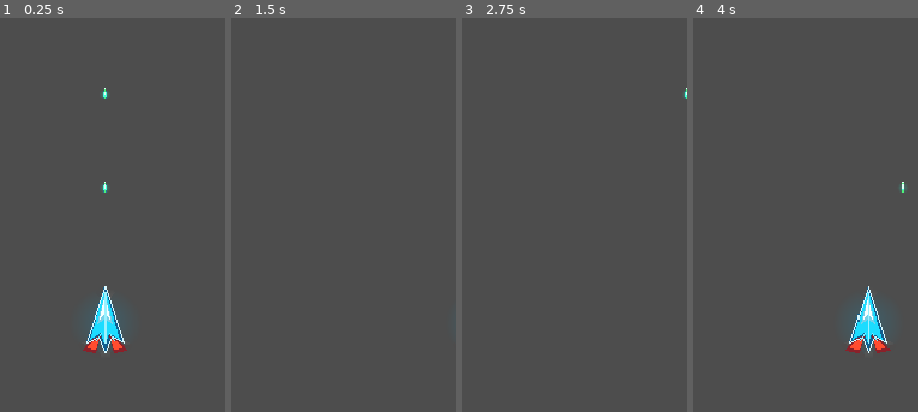
Above: before the commit, frames 1-4 (left to right).
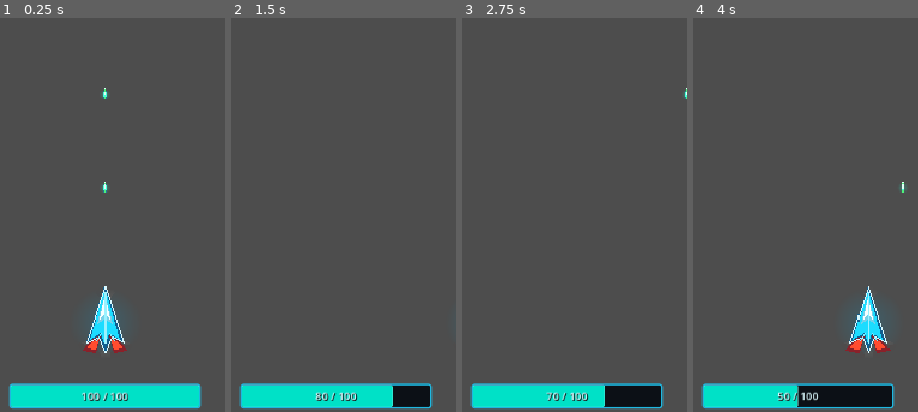
Above: after the commit, the same moments.

Repository: djglxxii/LastHorizon
Game: Godot game, scene res://scenes/main/Main.tscn
The game is run twice, just before and just after one commit, with the same random seed, the same clock (stepped at 60 frames per second) and the same inputs.
Inputs (mouse positions are % of the whole screen's width and height, from its top left):
- Up to frame 1 (0.25 s): no input
- Up to frame 2 (1.5 s): tap Enter at 0.5 s; move the mouse to (72, 44) at 0.52 s; hold Right (ui_right) 0.53-1.28 s; tap Space (fire_typed) at 0.6, 1.35 s; click (72, 44) at 0.67 s; move the mouse to (30, 54) at 1.27 s; hold Left (ui_left) from 1.28 s (still down); click (30, 54) at 1.42 s
- Up to frame 3 (2.75 s): move the mouse to (60, 27) at 2.02 s; release Left (ui_left) at 2.03 s; hold Right (ui_right) from 2.03 s (still down); tap Space (fire_typed) at 2.1 s; click (60, 27) at 2.17 s
- Up to frame 4 (4 s): move the mouse to (45, 70) at 2.77 s; tap Space (fire_typed) at 2.85, 3.6 s; click (45, 70) at 2.92 s; move the mouse to (80, 64) at 3.52 s; release Right (ui_right) at 3.53 s; hold Left (ui_left) from 3.53 s (still down); click (80, 64) at 3.67 s
The pictures show only the part of the screen within x 27-77%, y 50-100%; the shares and areas given below are measured in that part.

The runs differ from the first frame. In frame 1, 5.4% of the frame differs, in the area x 3-90%, y 92-99%; in frame 2, 5.4%; in frame 3, 5.4%; in frame 4, 5.4%.

Commit message:
Complete energy meter HUD task

Diff:
--- a/scenes/main/Main.tscn
+++ b/scenes/main/Main.tscn
@@ -1,9 +1,13 @@
-[gd_scene load_steps=3 format=3 uid="uid://bnmwr2u04jy8n"]
+[gd_scene load_steps=4 format=3 uid="uid://bnmwr2u04jy8n"]
 
 [ext_resource type="Script" path="res://src/game/boot_smoke.gd" id="1_boot"]
 [ext_resource type="PackedScene" path="res://scenes/player/Player.tscn" id="2_player"]
+[ext_resource type="PackedScene" path="res://scenes/ui/HUD.tscn" id="3_hud"]
 
 [node name="Main" type="Node"]
 script = ExtResource("1_boot")
 
 [node name="Player" parent="." instance=ExtResource("2_player")]
+
+[node name="HUD" parent="." instance=ExtResource("3_hud")]
+typed_weapon_slot_path = NodePath("../Player/TypedWeaponSlot")
--- /dev/null
+++ b/scenes/ui/EnergyMeter.tscn
@@ -0,0 +1,34 @@
+[gd_scene load_steps=2 format=3 uid="uid://df8odgqg2k42j"]
+
+[ext_resource type="Script" path="res://src/ui/energy_meter.gd" id="1_energy_meter"]
+
+[node name="EnergyMeter" type="Control"]
+custom_minimum_size = Vector2(230, 30)
+layout_mode = 3
+anchors_preset = 0
+script = ExtResource("1_energy_meter")
+
+[node name="EnergyBar" type="ProgressBar" parent="."]
+unique_name_in_owner = true
+layout_mode = 1
+anchors_preset = 15
+anchor_right = 1.0
+anchor_bottom = 1.0
+grow_horizontal = 2
+grow_vertical = 2
+max_value = 100.0
+value = 100.0
+show_percentage = false
+
+[node name="ValueLabel" type="Label" parent="."]
+unique_name_in_owner = true
+layout_mode = 1
+anchors_preset = 15
+anchor_right = 1.0
+anchor_bottom = 1.0
+grow_horizontal = 2
+grow_vertical = 2
+theme_override_font_sizes/font_size = 13
+text = "100 / 100"
+horizontal_alignment = 1
+vertical_alignment = 1
--- /dev/null
+++ b/scenes/ui/HUD.tscn
@@ -0,0 +1,24 @@
+[gd_scene load_steps=3 format=3 uid="uid://bvd47c6ur0mqm"]
+
+[ext_resource type="Script" path="res://src/ui/hud.gd" id="1_hud"]
+[ext_resource type="PackedScene" path="res://scenes/ui/EnergyMeter.tscn" id="2_energy_meter"]
+
+[node name="HUD" type="CanvasLayer"]
+script = ExtResource("1_hud")
+
+[node name="Root" type="Control" parent="."]
+layout_mode = 3
+anchors_preset = 15
+anchor_right = 1.0
+anchor_bottom = 1.0
+grow_horizontal = 2
+grow_vertical = 2
+mouse_filter = 2
+
+[node name="EnergyMeter" parent="Root" instance=ExtResource("2_energy_meter")]
+unique_name_in_owner = true
+layout_mode = 1
+offset_left = 155.0
+offset_top = 926.0
+offset_right = 385.0
+offset_bottom = 956.0
--- a/src/player/typed_weapon_slot.gd
+++ b/src/player/typed_weapon_slot.gd
@@ -40,6 +40,7 @@
 func clear() -> void:
 	active_weapon = null
 	_time_until_next_shot = 0.0
+	typed_weapon_energy_changed.emit(0.0, 0.0)
 
 
 func has_weapon() -> bool:
--- /dev/null
+++ b/src/ui/energy_meter.gd
@@ -0,0 +1,83 @@
+extends Control
+class_name EnergyMeter
+
+const ACTIVE_BACKGROUND := Color(0.025, 0.045, 0.07, 0.92)
+const ACTIVE_BORDER := Color(0.12, 0.72, 0.88, 1.0)
+const ACTIVE_FILL := Color(0.0, 0.88, 0.78, 1.0)
+const LOW_FILL := Color(1.0, 0.68, 0.18, 1.0)
+const EMPTY_BACKGROUND := Color(0.09, 0.035, 0.04, 0.94)
+const EMPTY_BORDER := Color(0.92, 0.24, 0.18, 1.0)
+const INACTIVE_BACKGROUND := Color(0.035, 0.04, 0.05, 0.84)
+const INACTIVE_BORDER := Color(0.22, 0.27, 0.31, 1.0)
+const INACTIVE_FILL := Color(0.16, 0.18, 0.2, 1.0)
+const ACTIVE_TEXT := Color(0.86, 0.98, 1.0, 1.0)
+const INACTIVE_TEXT := Color(0.48, 0.54, 0.58, 1.0)
+
+@onready var _bar: ProgressBar = %EnergyBar
+@onready var _label: Label = %ValueLabel
+
+
+func _ready() -> void:
+	_bar.min_value = 0.0
+	_bar.show_percentage = false
+	set_empty()
+
+
+func set_energy(current_energy: float, max_energy: float) -> void:
+	var normalized_max := maxf(max_energy, 0.0)
+	var normalized_current := clampf(current_energy, 0.0, normalized_max)
+
+	if is_zero_approx(normalized_max):
+		set_empty()
+		return
+
+	_bar.max_value = normalized_max
+	_bar.value = normalized_current
+	_label.text = "%d / %d" % [roundi(normalized_current), roundi(normalized_max)]
+
+	var ratio := normalized_current / normalized_max
+	var fill_color := ACTIVE_FILL
+	if ratio <= 0.0:
+		fill_color = LOW_FILL
+	elif ratio <= 0.25:
+		fill_color = LOW_FILL
+
+	var background_color := ACTIVE_BACKGROUND
+	var border_color := ACTIVE_BORDER
+	var text_color := ACTIVE_TEXT
+	if ratio <= 0.0:
+		background_color = EMPTY_BACKGROUND
+		border_color = EMPTY_BORDER
+
+	_apply_style(background_color, border_color, fill_color, text_color)
+
+
+func set_empty() -> void:
+	_bar.max_value = 1.0
+	_bar.value = 0.0
+	_label.text = "-- / --"
+	_apply_style(INACTIVE_BACKGROUND, INACTIVE_BORDER, INACTIVE_FILL, INACTIVE_TEXT)
+
+
+func _apply_style(background_color: Color, border_color: Color, fill_color: Color, text_color: Color) -> void:
+	_bar.add_theme_stylebox_override("background", _stylebox(background_color, border_color))
+	_bar.add_theme_stylebox_override("fill", _stylebox(fill_color, Color.TRANSPARENT))
+	_label.add_theme_color_override("font_color", text_color)
+	_label.add_theme_color_override("font_shadow_color", Color(0.0, 0.0, 0.0, 0.8))
+	_label.add_theme_constant_override("shadow_offset_x", 1)
+	_label.add_theme_constant_override("shadow_offset_y", 1)
+
+
+func _stylebox(fill_color: Color, border_color: Color) -> StyleBoxFlat:
+	var stylebox := StyleBoxFlat.new()
+	stylebox.bg_color = fill_color
+	stylebox.border_width_left = 2
+	stylebox.border_width_top = 2
+	stylebox.border_width_right = 2
+	stylebox.border_width_bottom = 2
+	stylebox.border_color = border_color
+	stylebox.corner_radius_top_left = 3
+	stylebox.corner_radius_top_right = 3
+	stylebox.corner_radius_bottom_left = 3
+	stylebox.corner_radius_bottom_right = 3
+	return stylebox
--- /dev/null
+++ b/src/ui/hud.gd
@@ -0,0 +1,67 @@
+extends CanvasLayer
+
+const EXPIRY_INACTIVE_DELAY := 0.35
+
+@export var typed_weapon_slot_path: NodePath
+
+@onready var _energy_meter: EnergyMeter = %EnergyMeter
+
+var _typed_weapon_slot: Node
+var _last_max_energy := 0.0
+
+
+func _ready() -> void:
+	_typed_weapon_slot = _resolve_typed_weapon_slot()
+	if _typed_weapon_slot == null:
+		_energy_meter.set_empty()
+		return
+
+	_typed_weapon_slot.connect("typed_weapon_energy_changed", _on_typed_weapon_energy_changed)
+	_typed_weapon_slot.connect("typed_weapon_expired", _on_typed_weapon_expired)
+	_sync_from_slot()
+
+
+func _resolve_typed_weapon_slot() -> Node:
+	if typed_weapon_slot_path != NodePath() and has_node(typed_weapon_slot_path):
+		return get_node(typed_weapon_slot_path)
+
+	var current_scene := get_tree().current_scene
+	if current_scene == null:
+		return null
+
+	return current_scene.find_child("TypedWeaponSlot", true, false)
+
+
+func _sync_from_slot() -> void:
+	if _typed_weapon_slot == null:
+		_energy_meter.set_empty()
+		return
+
+	if !_typed_weapon_slot.has_method("current_energy") or !_typed_weapon_slot.has_method("max_energy"):
+		_energy_meter.set_empty()
+		return
+
+	var current_energy := float(_typed_weapon_slot.call("current_energy"))
+	var max_energy := float(_typed_weapon_slot.call("max_energy"))
+	_on_typed_weapon_energy_changed(current_energy, max_energy)
+
+
+func _on_typed_weapon_energy_changed(current_energy: float, max_energy: float) -> void:
+	if max_energy <= 0.0:
+		_energy_meter.set_empty()
+		return
+
+	_last_max_energy = max_energy
+	_energy_meter.set_energy(current_energy, max_energy)
+
+
+func _on_typed_weapon_expired(_family_id: String) -> void:
+	_energy_meter.set_energy(0.0, maxf(_last_max_energy, 1.0))
+	var tree := get_tree()
+	if tree == null:
+		_energy_meter.set_empty()
+		return
+
+	await tree.create_timer(EXPIRY_INACTIVE_DELAY).timeout
+	if _typed_weapon_slot == null or !_typed_weapon_slot.has_method("has_weapon") or !_typed_weapon_slot.call("has_weapon"):
+		_energy_meter.set_empty()
--- /dev/null
+++ b/tests/evidence/T005-energy-meter-hud-readout/render_hud_evidence.gd
@@ -0,0 +1,166 @@
+extends SceneTree
+
+const OUTPUT_DIR := "res://tests/evidence/T005-energy-meter-hud-readout"
+const PLAYER_SPRITE_PATH := "res://assets/sprites/player/player-ship.png"
+const PEA_SPRITE_PATH := "res://assets/sprites/projectiles/pea-bullet.png"
+const TYPED_SPRITE_PATH := "res://assets/sprites/projectiles/typed-plasma-bolt.png"
+const WIDTH := 540
+const HEIGHT := 960
+const METER_RECT := Rect2i(155, 926, 230, 30)
+
+
+func _init() -> void:
+	DirAccess.make_dir_recursive_absolute(ProjectSettings.globalize_path(OUTPUT_DIR))
+
+	_render_frame("full-meter.png", 100.0, 100.0, true, 4, 0)
+	_render_frame("drain-sequence-01-draining.png", 65.0, 100.0, true, 8, 5)
+	_render_frame("drain-sequence-02-low.png", 30.0, 100.0, true, 10, 9)
+	_render_frame("drain-sequence-03-expiring.png", 0.0, 100.0, true, 12, 0)
+	_render_frame("empty-state.png", 0.0, 0.0, false, 13, 0)
+
+	print("Saved T005 HUD visual evidence.")
+	quit(0)
+
+
+func _render_frame(file_name: String, current_energy: float, max_energy: float, active: bool, pea_count: int, typed_count: int) -> void:
+	var image := _new_playfield_image()
+	_draw_projectile_column(image, PEA_SPRITE_PATH, 260, 804, pea_count, 2.0)
+	if typed_count > 0:
+		_draw_projectile_column(image, TYPED_SPRITE_PATH, 282, 792, typed_count, 2.0)
+	_draw_player(image, Vector2i(270, 850))
+	_draw_energy_meter(image, current_energy, max_energy, active)
+	_save(image, file_name)
+
+
+func _new_playfield_image() -> Image:
+	var image := Image.create(WIDTH, HEIGHT, false, Image.FORMAT_RGBA8)
+	image.fill(Color(0.02, 0.025, 0.04))
+	_draw_playfield_frame(image)
+	return image
+
+
+func _draw_playfield_frame(image: Image) -> void:
+	_draw_line(image, Vector2i(0, 0), Vector2i(WIDTH - 1, 0), Color(0.14, 0.55, 0.72))
+	_draw_line(image, Vector2i(WIDTH - 1, 0), Vector2i(WIDTH - 1, HEIGHT - 1), Color(0.14, 0.55, 0.72))
+	_draw_line(image, Vector2i(WIDTH - 1, HEIGHT - 1), Vector2i(0, HEIGHT - 1), Color(0.14, 0.55, 0.72))
+	_draw_line(image, Vector2i(0, HEIGHT - 1), Vector2i(0, 0), Color(0.14, 0.55, 0.72))
+
+
+func _draw_energy_meter(image: Image, current_energy: float, max_energy: float, active: bool) -> void:
+	var background := Color(0.025, 0.045, 0.07, 0.92)
+	var border := Color(0.12, 0.72, 0.88, 1.0)
+	var fill := Color(0.0, 0.88, 0.78, 1.0)
+
+	if !active:
+		background = Color(0.035, 0.04, 0.05, 0.84)
+		border = Color(0.22, 0.27, 0.31, 1.0)
+		fill = Color(0.16, 0.18, 0.2, 1.0)
+	elif current_energy <= 0.0:
+		background = Color(0.09, 0.035, 0.04, 0.94)
+		border = Color(0.92, 0.24, 0.18, 1.0)
+		fill = Color(1.0, 0.68, 0.18, 1.0)
+	elif current_energy / maxf(max_energy, 1.0) <= 0.25:
+		fill = Color(1.0, 0.68, 0.18, 1.0)
+
+	_fill_rect(image, METER_RECT, background)
+	_draw_rect_outline(image, METER_RECT, border, 2)
+
+	if active and max_energy > 0.0 and current_energy > 0.0:
+		var inner := Rect2i(METER_RECT.position + Vector2i(4, 4), METER_RECT.size - Vector2i(8, 8))
+		inner.size.x = int(round(inner.size.x * clampf(current_energy / max_energy, 0.0, 1.0)))
+		_fill_rect(image, inner, fill)
+
+
+func _draw_projectile_column(image: Image, sprite_path: String, x: int, start_y: int, count: int, scale: float) -> void:
+	var sprite_image := Image.load_from_file(ProjectSettings.globalize_path(sprite_path))
+	for index in range(count):
+		var y := start_y - index * 86
+		_draw_sprite(image, sprite_image, Vector2i(x, y), scale)
+
+
+func _draw_player(image: Image, position: Vector2i) -> void:
+	var player_image := Image.load_from_file(ProjectSettings.globalize_path(PLAYER_SPRITE_PATH))
+	_draw_sprite(image, player_image, position, 1.5)
+
+
+func _draw_sprite(image: Image, sprite: Image, center: Vector2i, scale: float) -> void:
+	var draw_size := Vector2i(
+		int(sprite.get_width() * scale),
+		int(sprite.get_height() * scale)
+	)
+	var top_left := center - draw_size / 2
+
+	for y in range(draw_size.y):
+		for x in range(draw_size.x):
+			var source_x := int(floor(x / scale))
+			var source_y := int(floor(y / scale))
+			var color := sprite.get_pixel(source_x, source_y)
+			if color.a > 0.0:
+				_blend_pixel(image, top_left.x + x, top_left.y + y, color)
+
+
+func _draw_rect_outline(image: Image, rect: Rect2i, color: Color, width: int) -> void:
+	for offset in range(width):
+		var top_left := rect.position + Vector2i(offset, offset)
+		var bottom_right := rect.position + rect.size - Vector2i(1 + offset, 1 + offset)
+		_draw_line(image, top_left, Vector2i(bottom_right.x, top_left.y), color)
+		_draw_line(image, Vector2i(bottom_right.x, top_left.y), bottom_right, color)
+		_draw_line(image, bottom_right, Vector2i(top_left.x, bottom_right.y), color)
+		_draw_line(image, Vector2i(top_left.x, bottom_right.y), top_left, color)
+
+
+func _fill_rect(image: Image, rect: Rect2i, color: Color) -> void:
+	for y in range(rect.position.y, rect.position.y + rect.size.y):
+		for x in range(rect.position.x, rect.position.x + rect.size.x):
+			_blend_pixel(image, x, y, color)
+
+
+func _draw_line(image: Image, start: Vector2i, end: Vector2i, color: Color) -> void:
+	var x0 := start.x
+	var y0 := start.y
+	var x1 := end.x
+	var y1 := end.y
+	var dx := absi(x1 - x0)
+	var sx := 1 if x0 < x1 else -1
+	var dy := -absi(y1 - y0)
+	var sy := 1 if y0 < y1 else -1
+	var error := dx + dy
+
+	while true:
+		_blend_pixel(image, x0, y0, color)
+		if x0 == x1 and y0 == y1:
+			break
+		var error2 := 2 * error
+		if error2 >= dy:
+			error += dy
+			x0 += sx
+		if error2 <= dx:
+			error += dx
+			y0 += sy
+
+
+func _blend_pixel(image: Image, x: int, y: int, color: Color) -> void:
+	if x < 0 or x >= WIDTH or y < 0 or y >= HEIGHT:
+		return
+
+	var under := image.get_pixel(x, y)
+	var alpha := color.a
+	var out_alpha := alpha + under.a * (1.0 - alpha)
+	if out_alpha <= 0.0:
+		image.set_pixel(x, y, Color(0, 0, 0, 0))
+		return
+
+	image.set_pixel(x, y, Color(
+		(color.r * alpha + under.r * under.a * (1.0 - alpha)) / out_alpha,
+		(color.g * alpha + under.g * under.a * (1.0 - alpha)) / out_alpha,
+		(color.b * alpha + under.b * under.a * (1.0 - alpha)) / out_alpha,
+		out_alpha
+	))
+
+
+func _save(image: Image, file_name: String) -> void:
+	var output_path := "%s/%s" % [OUTPUT_DIR, file_name]
+	var error := image.save_png(output_path)
+	if error != OK:
+		push_error("Failed to save %s: %s" % [output_path, error])
+		quit(1)
--- /dev/null
+++ b/tests/evidence/T005-energy-meter-hud-readout/verify_hud_binding.gd
@@ -0,0 +1,160 @@
+extends SceneTree
+
+const PLAYER_SCENE := preload("res://scenes/player/Player.tscn")
+const HUD_SCENE := preload("res://scenes/ui/HUD.tscn")
+const STEP_DELTA := 1.0 / 60.0
+
+var _player: Node2D
+var _pea_shooter: Node
+var _typed_slot: Node
+var _bullet_parent: Node2D
+var _bar: ProgressBar
+var _label: Label
+var _pea_count := 0
+var _initial_value := 0.0
+var _initial_max := 0.0
+var _drained_value := 0.0
+var _expired_label := ""
+var _inactive_label := ""
+
+
+func _init() -> void:
+	call_deferred("_run")
+
+
+func _run() -> void:
+	var failures: Array[String] = []
+	_release_test_inputs()
+	_setup_scene()
+	await process_frame
+
+	_verify_initial_state(failures)
+
+	_step_simulation(0.75, true)
+	_verify_drain_state(failures)
+
+	_step_simulation(1.9, true)
+	_verify_expiry_state(failures)
+
+	await create_timer(0.45).timeout
+	_verify_inactive_state(failures)
+	_verify_pea_shooter_continues(failures)
+
+	_send_key(KEY_SPACE, false)
+	_release_test_inputs()
+
+	print("Initial HUD: %.1f / %.1f" % [_initial_value, _initial_max])
+	print("HUD after held fire: %.1f / %.1f" % [_drained_value, _initial_max])
+	print("HUD expiry label: %s" % _expired_label)
+	print("HUD inactive label: %s" % _inactive_label)
+	print("Typed slot has weapon after expiry: %s" % _typed_slot.has_weapon())
+	print("Pea shots observed: %s" % _pea_count)
+
+	if failures.is_empty():
+		print("HUD_BINDING_VERIFICATION_OK")
+		quit(0)
+		return
+
+	for failure in failures:
+		push_error(failure)
+	quit(1)
+
+
+func _setup_scene() -> void:
+	var world := Node2D.new()
+	world.name = "World"
+	root.add_child(world)
+
+	_bullet_parent = Node2D.new()
+	_bullet_parent.name = "BulletParent"
+	world.add_child(_bullet_parent)
+
+	_player = PLAYER_SCENE.instantiate()
+	_player.position = Vector2(270.0, 850.0)
+	world.add_child(_player)
+
+	_pea_shooter = _player.get_node("PeaShooter")
+	_typed_slot = _player.get_node("TypedWeaponSlot")
+	_pea_shooter.bullet_parent_path = _pea_shooter.get_path_to(_bullet_parent)
+	_typed_slot.bullet_parent_path = _typed_slot.get_path_to(_bullet_parent)
+	_pea_shooter.bullet_fired.connect(func(_bullet: Node2D) -> void:
+		_pea_count += 1
+	)
+
+	var hud := HUD_SCENE.instantiate()
+	hud.typed_weapon_slot_path = NodePath("../World/Player/TypedWeaponSlot")
+	root.add_child(hud)
+
+	_bar = hud.get_node("Root/EnergyMeter/EnergyBar")
+	_label = hud.get_node("Root/EnergyMeter/ValueLabel")
+
+
+func _step_simulation(seconds: float, holding_fire: bool) -> void:
+	_send_key(KEY_SPACE, holding_fire)
+	var steps := int(seconds / STEP_DELTA)
+	for _step in range(steps):
+		_player._physics_process(STEP_DELTA)
+		_pea_shooter._physics_process(STEP_DELTA)
+		_typed_slot._physics_process(STEP_DELTA)
+		for bullet in _bullet_parent.get_children():
+			if bullet.has_method("_physics_process"):
+				bullet._physics_process(STEP_DELTA)
+
+
+func _verify_initial_state(failures: Array[String]) -> void:
+	_initial_value = _bar.value
+	_initial_max = _bar.max_value
+
+	if !is_equal_approx(_bar.max_value, 100.0):
+		failures.append("expected HUD max energy to read 100, got %.1f" % _bar.max_value)
+	if !is_equal_approx(_bar.value, 100.0):
+		failures.append("expected HUD energy to start full, got %.1f" % _bar.value)
+	if _label.text != "100 / 100":
+		failures.append("expected full-energy label, got %s" % _label.text)
+
+
+func _verify_drain_state(failures: Array[String]) -> void:
+	_drained_value = _bar.value
+
+	if _bar.value >= 100.0 or _bar.value <= 0.0:
+		failures.append("expected HUD energy to drain while still active, got %.1f" % _bar.value)
+	if !is_equal_approx(_bar.value, _typed_slot.current_energy()):
+		failures.append("expected HUD value %.1f to match slot %.1f" % [_bar.value, _typed_slot.current_energy()])
+
+
+func _verify_expiry_state(failures: Array[String]) -> void:
+	_expired_label = _label.text
+
+	if _typed_slot.has_weapon():
+		failures.append("expected typed slot to expire")
+	if !is_zero_approx(_bar.value):
+		failures.append("expected HUD bar to reach empty at expiry, got %.1f" % _bar.value)
+	if _label.text != "0 / 100":
+		failures.append("expected HUD to show active empty state before dimming, got %s" % _label.text)
+
+
+func _verify_inactive_state(failures: Array[String]) -> void:
+	_inactive_label = _label.text
+
+	if _label.text != "-- / --":
+		failures.append("expected inactive empty label after expiry delay, got %s" % _label.text)
+
+
+func _verify_pea_shooter_continues(failures: Array[String]) -> void:
+	if _pea_count <= 0:
+		failures.append("expected pea shooter to continue firing")
+
+
+func _release_test_inputs() -> void:
+	Input.action_release("fire_typed")
+	_send_key(KEY_SPACE, false)
+	Input.flush_buffered_events()
+
+
+func _send_key(keycode: Key, pressed: bool) -> void:
+	var event := InputEventKey.new()
+	event.keycode = keycode
+	event.physical_keycode = keycode
+	event.pressed = pressed
+	Input.parse_input_event(event)
+	Input.flush_buffered_events()
Binary file added: tests/evidence/T005-energy-meter-hud-readout/drain-sequence-01-draining.png
Binary file added: tests/evidence/T005-energy-meter-hud-readout/drain-sequence-02-low.png
Binary file added: tests/evidence/T005-energy-meter-hud-readout/drain-sequence-03-expiring.png
Binary file added: tests/evidence/T005-energy-meter-hud-readout/empty-state.png
Binary file added: tests/evidence/T005-energy-meter-hud-readout/full-meter.png
Not shown, added: tests/evidence/T005-energy-meter-hud-readout/git-status.txt
Not shown, added: tests/evidence/T005-energy-meter-hud-readout/headless-smoke.txt
Not shown, added: tests/evidence/T005-energy-meter-hud-readout/hud-binding-verification.txt
Not shown, added: tests/evidence/T005-energy-meter-hud-readout/render-hud-evidence.txt
Not shown, changed: docs/tasks/INDEX.md
Not shown, added: docs/tasks/completed/T005-energy-meter-hud-readout.md
Not shown, added: tests/evidence/T005-energy-meter-hud-readout/hud-checklist.md
(and 1 more such lines)
